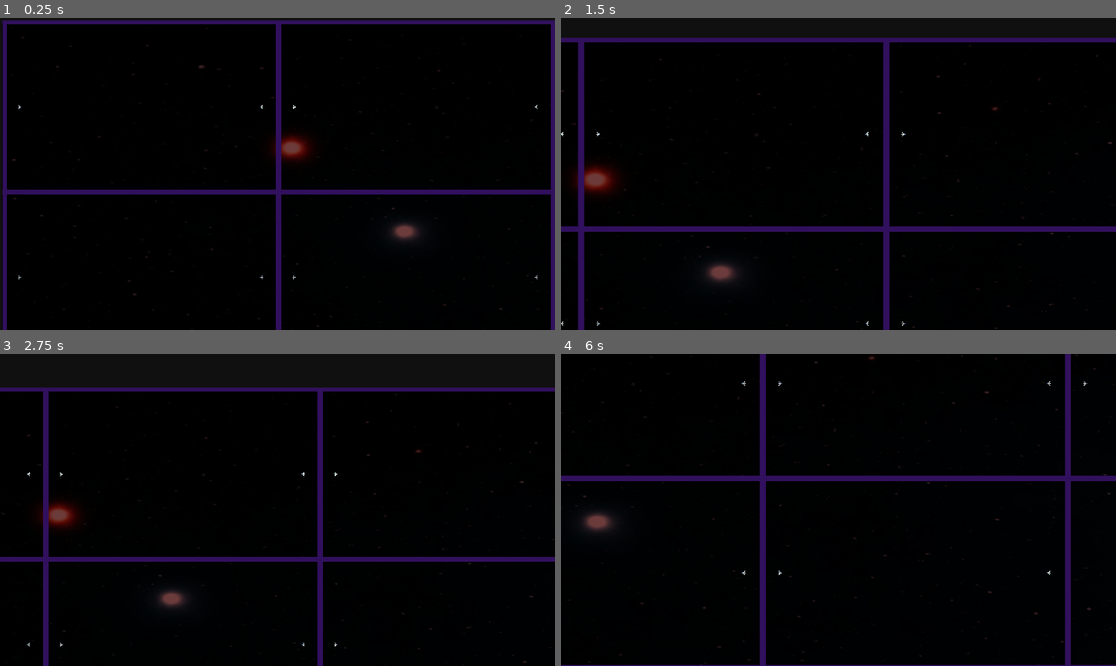
Above: before the commit, frames 1-4 (two rows, left to right).
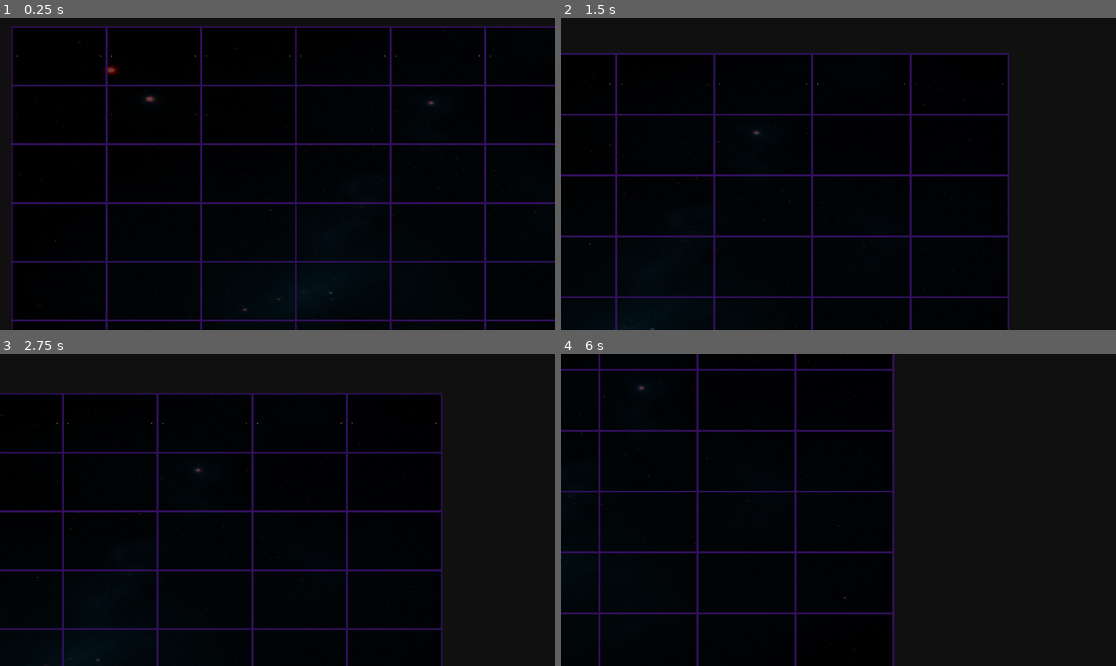
Above: after the commit, the same moments.

Repository: a0x77ry/plasmata
Game: Godot game, scene res://games/combat-game/combat-game.tscn
Same seed, same stepped clock (60 frames per second), same inputs: the game is played once before the commit and once after it. This scene is started directly instead of the project's main scene.
Inputs (mouse positions are in pixels of both pictures, inside the frame that each line leads up to):
- Up to frame 1 (0.25 s): no input
- Up to frame 2 (1.5 s): tap Enter (ui_accept) at 0.5, 0.77, 1.25 s; move the mouse to (960, 158) at 0.52 s; press the mouse at (960, 158) at 0.53 s; move the mouse to (727, 189) at 1.27 s; release the mouse at (727, 189) at 1.28 s; tap Mouse wheel up (zoom_in) at 1.35 s
- Up to frame 3 (2.75 s): tap Enter (ui_accept) at 1.52, 2 s; move the mouse to (333, 441) at 2.02 s; hold Mouse wheel down (zoom_out) from 2.03 s (still down)
- Up to frame 4 (6 s): tap Enter (ui_accept) at 2.75, 3.02, 3.5, 3.77, 4.25, 4.52 s; move the mouse to (810, 572) at 2.77 s; release Mouse wheel down (zoom_out) at 2.78 s; click (810, 572) at 2.85 s; move the mouse to (1005, 556) at 3.52 s; hold Mouse wheel up (zoom_in) 3.53-4.28 s; move the mouse to (672, 463) at 4.27 s; tap Mouse wheel down (zoom_out) at 4.35 s; move the mouse to (866, 510) at 5.02 s; press the mouse at (866, 510) at 5.03 s; move the mouse to (755, 432) at 5.77 s; release the mouse at (755, 432) at 5.78 s; tap Mouse wheel up (zoom_in) at 5.85 s

The runs differ from the first frame. In frame 1, 12% of the frame differs, in the area x 0-100%, y 0-100%; in frame 2, 10%; in frame 3, 9.3%; in frame 4, 7.9%.
Error in both runs: Invalid get index '0' (on base: 'Array'). (res://scripts/genome.gd:226)

Commit message:
- Change default camera position and queue - Different colors for left and right agents - Bigger queue - More genomes replaced on the limit

Diff:
--- a/games/combat-game/combat-agent.gd
+++ b/games/combat-game/combat-agent.gd
@@ -13,6 +13,8 @@
 
 const NN = preload("res://scripts/neural_network.gd")
 const Laser = preload("res://other/projectile/laser.tscn")
+const combat_blue = Color(0.57, 0.58, 0.96, 1.0)
+const combat_red = Color(0.96, 0.53, 0.53, 1.0)
 
 onready var ray_forward = get_node("ray_forward")
 onready var ray_back = get_node("ray_back")
@@ -50,6 +52,10 @@
   assert(genome != null, "genome is not initialized in combat agent")
   nn = NN.new(genome)
   Agent = game.Agent
+  if side == Main.Side.LEFT:
+    get_node("Sprite").modulate = combat_blue
+  else:
+    get_node("Sprite").modulate = combat_red
 
 
 func _physics_process(delta):
--- a/games/combat-game/combat-agent.tscn
+++ b/games/combat-game/combat-agent.tscn
@@ -22,34 +22,41 @@
 texture = ExtResource( 1 )
 
 [node name="CollisionShape2D" type="CollisionShape2D" parent="."]
+visible = false
 shape = SubResource( 1 )
 
 [node name="ray_forward" type="RayCast2D" parent="."]
+visible = false
 enabled = true
 cast_to = Vector2( 700, 0 )
 collision_mask = 2
 
 [node name="ray_back" type="RayCast2D" parent="."]
+visible = false
 enabled = true
 cast_to = Vector2( -700, 0 )
 collision_mask = 2
 
 [node name="ray_left" type="RayCast2D" parent="."]
+visible = false
 enabled = true
 cast_to = Vector2( 0, -700 )
 collision_mask = 2
 
 [node name="ray_right" type="RayCast2D" parent="."]
+visible = false
 enabled = true
 cast_to = Vector2( 0, 700 )
 collision_mask = 2
 
 [node name="ray_f_up_right" type="RayCast2D" parent="."]
+visible = false
 enabled = true
 cast_to = Vector2( 494.97, -494.97 )
 collision_mask = 2
 
 [node name="ray_f_down_right" type="RayCast2D" parent="."]
+visible = false
 enabled = true
 cast_to = Vector2( 494.97, 494.97 )
 collision_mask = 2
--- a/games/combat-game/combat-game.gd
+++ b/games/combat-game/combat-game.gd
@@ -2,7 +2,7 @@
 
 # const HIT_WIN_FITNESS_POINTS := 6.0
 # const WINNING_FITNESS_POINTS := 3.0
-const GENOME_QUEUE_LIMIT = 100
+const GENOME_QUEUE_LIMIT = 150 # last : 100
 # const TOTAL_QUEUE_CHILDREN = GENOME_QUEUE_LIMIT# * 8
 const COMBAT_AGENT_LIMIT = 80
 # const GENOME_QUEUE_SOFT_LIMIT = 50
@@ -12,17 +12,18 @@
 # const WIN_RELATIVE_FITNESS = 0.4
 # const DRAW_REALTIVE_FITNESS = 0.1
 const INDEX_DIVISOR = 4
-const TIME_FITNESS = 4.0
-const DRAW_FITNESS_POINTS := 3.0 # was 2.0
-const WIN_FITNESS = 5.0
-const HIT_WIN_FITNESS = 7.0 # was 6.0
+# const TIME_FITNESS = 4.0
+const DRAW_FITNESS_POINTS := 3.0 # last 3.0
+const WIN_FITNESS = 5.0 # last 5.0
+const HIT_WIN_FITNESS = 7.0 # last 7.0
 # const HIGH_TIER_THRESHOLD = 6.0
 # const MID_TIER_THRESHOLD = 3.0
 const LOW_TIER_THRESHOLD = DRAW_FITNESS_POINTS
 # const HIGH_REPLACEMENT_NUMBER := 4
 # const MID_REPLACEMENT_NUMBER := 2
-const FITNESS_TO_SELECTION_RATE = 8.0
+const FITNESS_TO_SELECTION_RATE = 8.0 # last 8.0
 # const QUEUE_REPLACEMENT_NUMBER := 5
+const REMOVE_ON_LIMIT := 15 # last 10
 
 export(PackedScene) var BattleCage
 
@@ -216,7 +217,7 @@
 
 func queue_or_dissolve(genome):
   if genome_queue.size() >= GENOME_QUEUE_LIMIT:
-    var number_to_remove := 10
+    var number_to_remove := REMOVE_ON_LIMIT
     var queue_size = genome_queue.size()
     var removed := 0
     var to_be_removed := []
--- a/games/combat-game/combat-game.tscn
+++ b/games/combat-game/combat-game.tscn
@@ -26,8 +26,9 @@
 region_rect = Rect2( 0, 0, 5000, 5000 )
 
 [node name="Camera2D" type="Camera2D" parent="." index="2"]
-position = Vector2( 952, 532 )
+position = Vector2( 2672, 1484 )
 current = true
+zoom = Vector2( 2.9, 2.9 )
 
 [node name="BattleCages" type="Node2D" parent="." index="3"]
 
